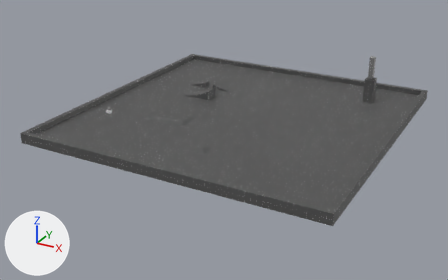
Two versions of the glTF model assets/terrain.glb, one commit apart.
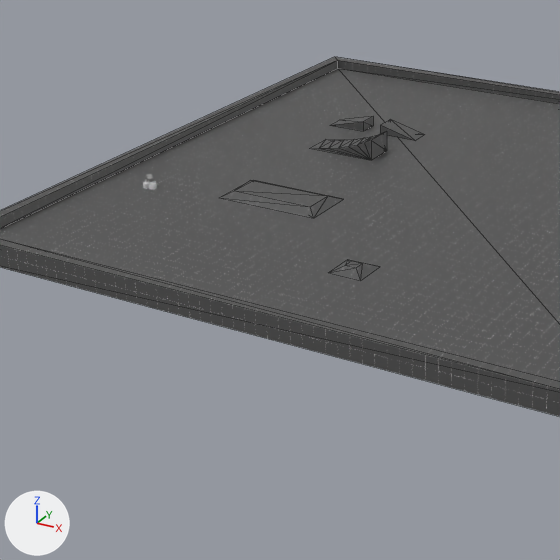
Old and new are each drawn whole from a 50 mm lens placed at (53.0, -103.7, 45.5), pointed at (-1.4, -4.9, -4.0) and again close up on the part from 9% to 65% of the width and 10% to 100% of the height. Arrows for +X, +Y and +Z are at lower left; the lights stay in place. The older version's two pictures come first. The close-ups show mesh edges as thin lines. Where no turn or scale is listed for an object, it has been applied to the vertices. Vertices at exactly the same position are counted once.

In view in the first close-up: 'SM_ground' and 2 more.
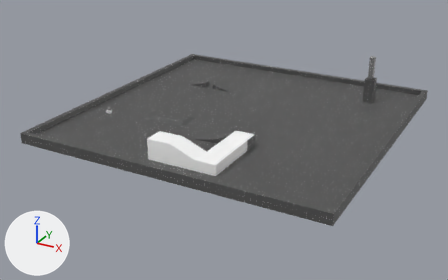
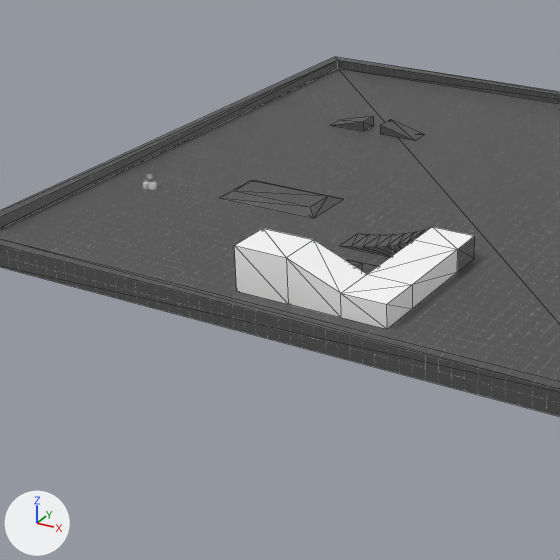
Boxes [x1, y1, x2, y2] around the edits, measured in the close-ups (560 x 560 px):
part 1 of me_sm_ground, added
    after: [234, 227, 475, 329]
part 2 of me_sm_ground, deleted
    before: [311, 131, 387, 160]

What changed in the scene script:
```text
Change me_sm_ground:
    used by ob_sm_ground; location = (0.0, 0.0, 0.0)
    remove me_sm_ground.from_pydata(...)  # 70 vertices, 112 faces; spans x -30.0..30.0, y -30.0..30.0, z -1.0..5.0
    add me_sm_ground.from_pydata(...)  # 90 vertices, 152 faces; spans x -30.0..30.0, y -30.0..30.0, z -1.0..5.0
    me_sm_ground part 1: a new loose piece of 38 vertices spanning x -4.3..8.9, y -26.2..-12.0, z 0.0..3.8, in mat_terrain_grid (picture img_prototype_grid_gray_01_512x512)
    me_sm_ground part 2: the loose piece of 18 vertices spanning x -17.0..-10.0, y 4.0..7.0, z 0.0..2.0 is deleted
```
